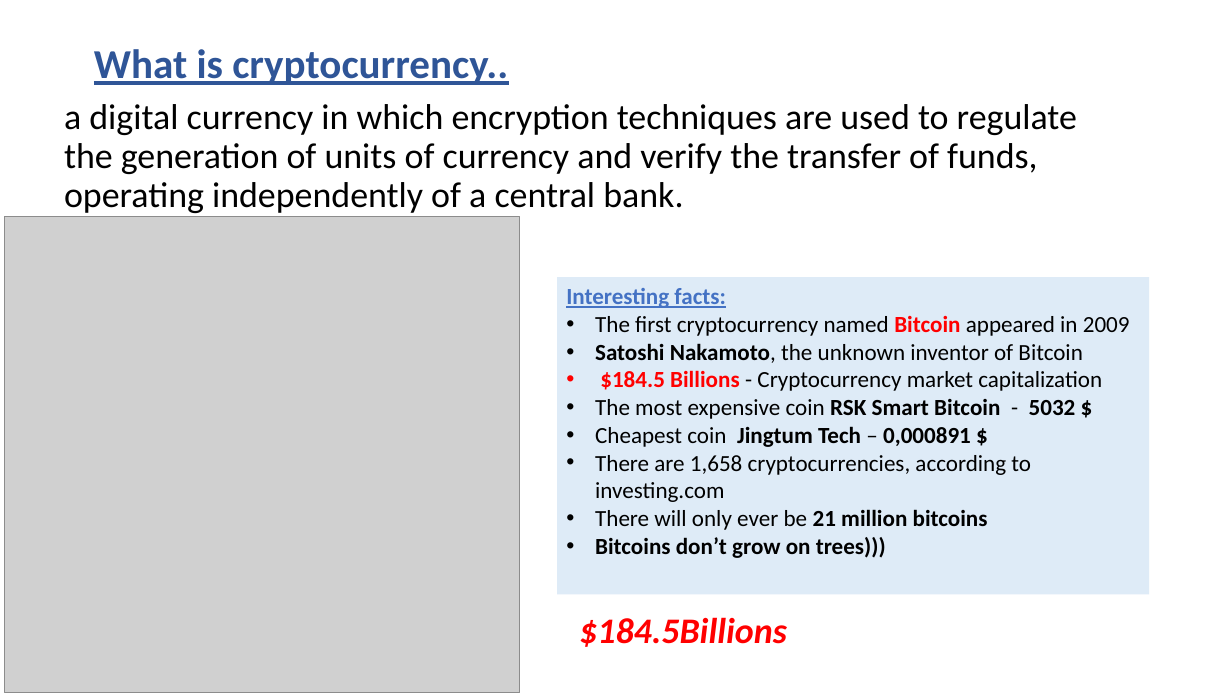
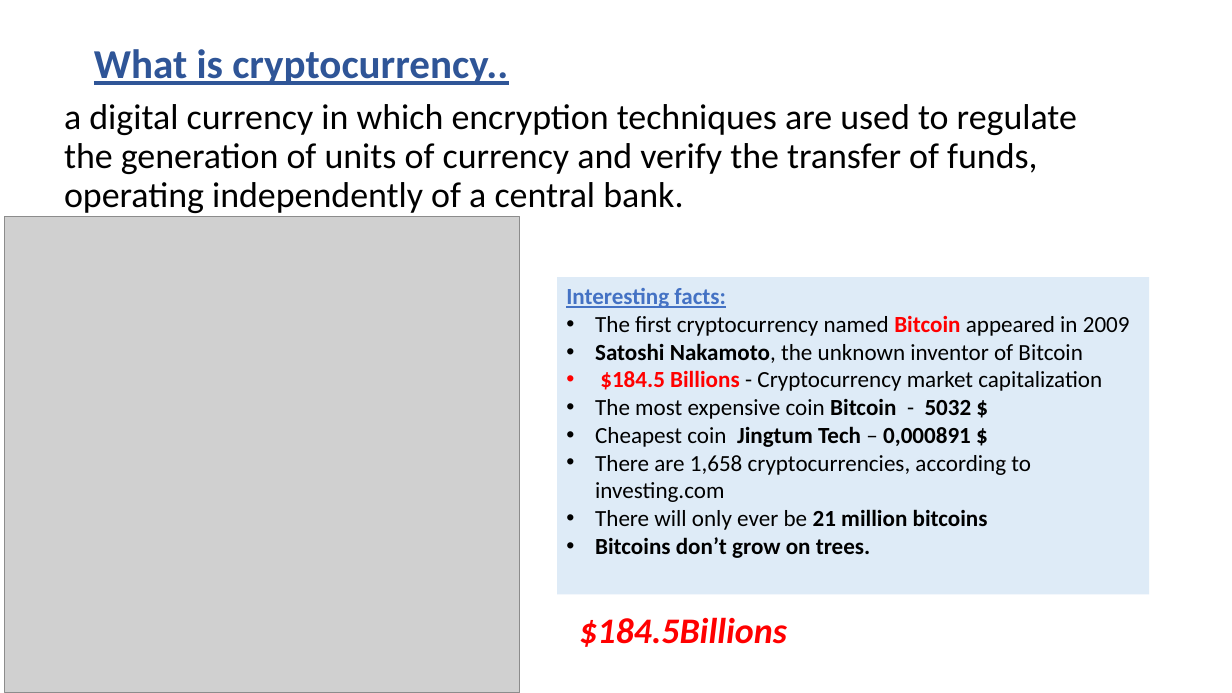
Before and after one commit to SmirnovaAlina/-Cryptocurrency_analysis-_project, a slide deck: slide 2 of Cryptoproject.pptx. Drawn at 1232x693 pixels with LibreOffice and Linux fonts; fonts in the diff are those of the drawing; grey boxes stand for pictures. Boxes give left, top, right and bottom in pixels: in the first picture for what was removed or moved away, otherwise in the second. Text is boxed around its words. In the diff, an @@ line names an element or a change of style, - is before the commit and + after.

Commit message:
presentation

```diff
--- a/Cryptoproject.pptx
+++ b/Cryptoproject.pptx
@@ text in rectangle at [595,399,972,419]: text changed @@
-• The most expensive coin RSK Smart Bitcoin - 5032 $
+• The most expensive coin Bitcoin - 5032 $
@@ text in rectangle at [595,537,871,558]: text changed @@
-• Bitcoins don’t grow on trees)))
+• Bitcoins don’t grow on trees.
```
Also in this commit, not shown: 1 other slide changed, 1 other file.
